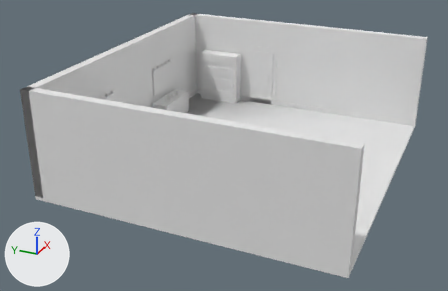
The OBJ model projects/pe-day1/assets/models/rooms/dressing/environment.obj: old version first, new version second.
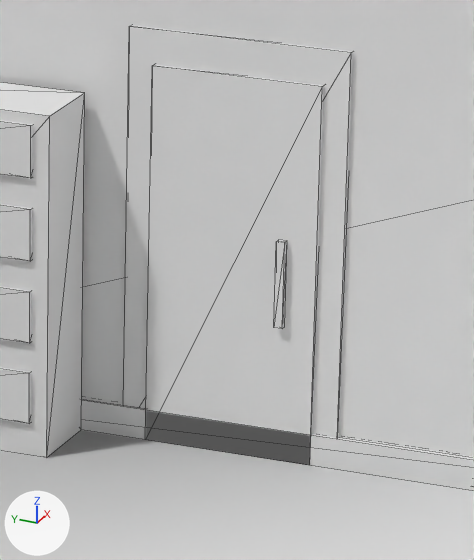
Old and new are each drawn whole from a 50 mm lens placed at (-17.98, -5.66, 9.19), pointed at (-0.79, 2.08, 0.6) and again close up on the part from 51% to 66% of the width and 14% to 40% of the height. Lighting does not change. The marker at lower left points along +X, +Y and +Z. The older version's two pictures come first. The close-ups show mesh edges as thin lines. Where no turn or scale is listed for an object, it has been applied to the vertices. Vertices at exactly the same position are counted once.

Objects in the first close-up: 'environment'.
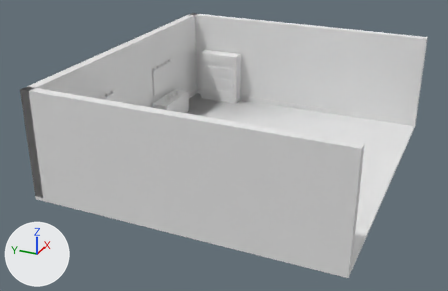
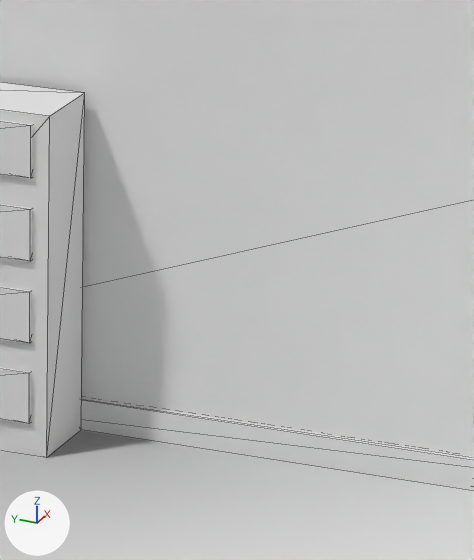
Changed parts and their boxes (x1, y1, x2, y2) in the close-ups (474 x 560 px):
part 1 of me_environment, deleted
    before: (123, 25, 353, 465)

What changed in the scene script:
```text
Change me_environment:
    used by ob_environment; location = (0.0, 0.0, 0.0)
    remove me_environment.from_pydata(...)  # 808 vertices, 1408 faces; spans x -5.3..5.3, y -3.3..6.3, z -0.1..3.4
    add me_environment.from_pydata(...)  # 760 vertices, 1336 faces; spans x -5.3..5.3, y -3.3..6.3, z -0.1..3.4
    me_environment part 1: 6 loose pieces with 48 vertices, spanning x -5.03..5.03, y 1.85..3.65, z 0.0..2.4, are deleted
```
